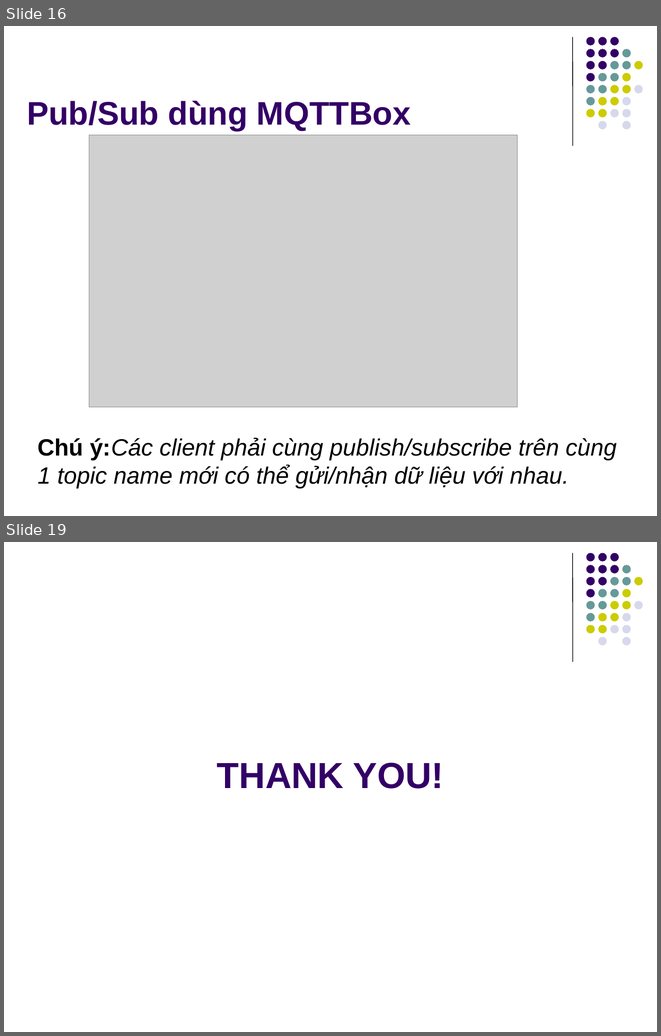
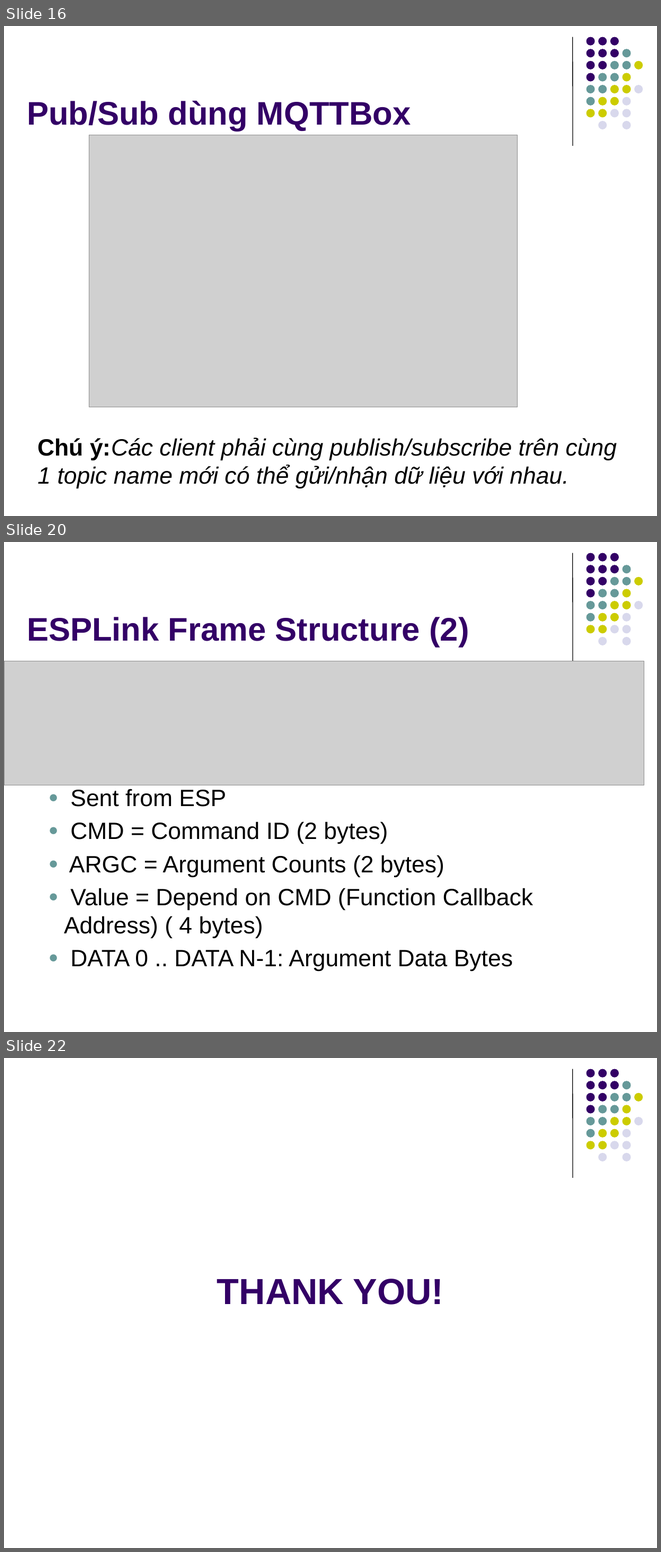
Before and after one commit to OneKiwiTech/stm32_iot_link, a slide deck: training-docs/slides/STM32 ESP-LINK FIRMWARE TRAINING.pptx. Shown one above the other, each under a label of ours: slides 16 and 19 before the commit, slides 16, 20 and 22 after it; the slides between them are not shown. The pictures are 661x1036 and 661x1552 pixels, drawn with LibreOffice and Linux fonts; fonts in the diff are those of the drawing; grey boxes stand for pictures. Boxes give left, top, right and bottom in pixels: in the first picture for what was removed or moved away, otherwise in the second. Text is boxed around its words. In the diff, an @@ line names an element or a change of style, - is before the commit and + after.

```diff
--- a/training-docs/slides/STM32 ESP-LINK FIRMWARE TRAINING.pptx
+++ b/training-docs/slides/STM32 ESP-LINK FIRMWARE TRAINING.pptx
@@ slide 20 added at (4, 542, 657, 1032), background #FFFFFF; not listed: 32 template elements that a slide beside it also shows @@
@@ title added at (27, 617, 469, 647), 36 pt, text #330066, bold @@
+ESPLink Frame Structure (2)
@@ picture added at (4, 661, 644, 785) @@
@@ text added at (64, 788, 533, 971), 26 pt, text #000000 @@
+● Sent from ESP
+● CMD = Command ID (2 bytes)
+● ARGC = Argument Counts (2 bytes)
+● Value = Depend on CMD (Function Callback Address) ( 4 bytes)
+● DATA 0 .. DATA N-1: Argument Data Bytes
@@ what was slide 19 is now slide 22 @@
```
Also in this commit, not shown: 3 slides changed, 3 other slides added, 1 slide removed, 6 other files.
